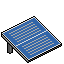
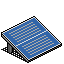
The second 64 × 64 image is a revision of the first. Changes to its layers:
showed "Layer", painted on it over <box>1,47,26,62</box>
